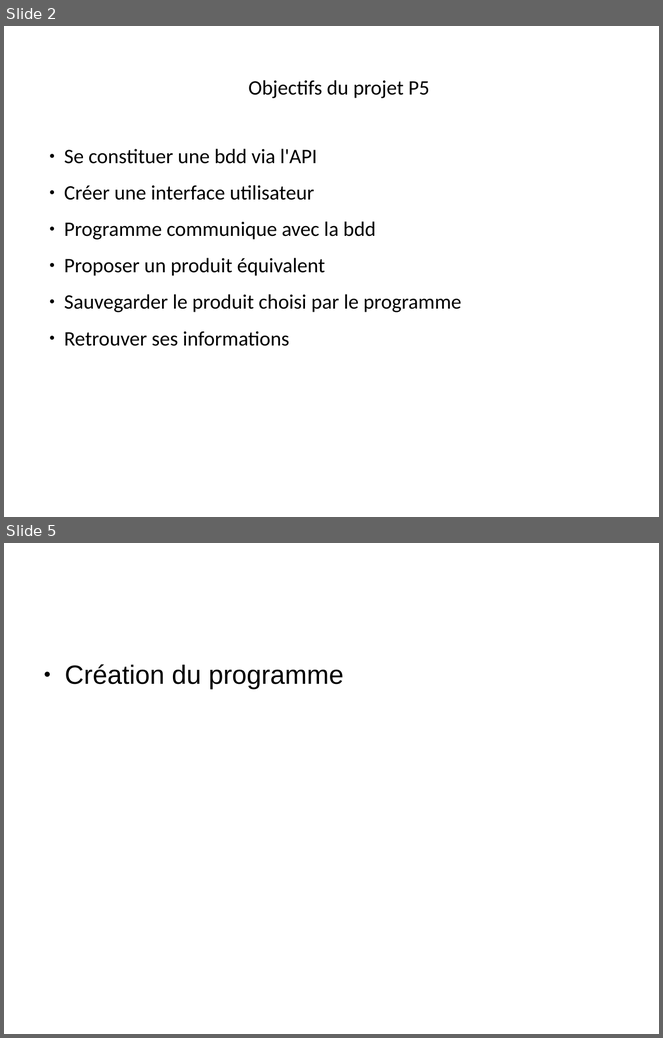
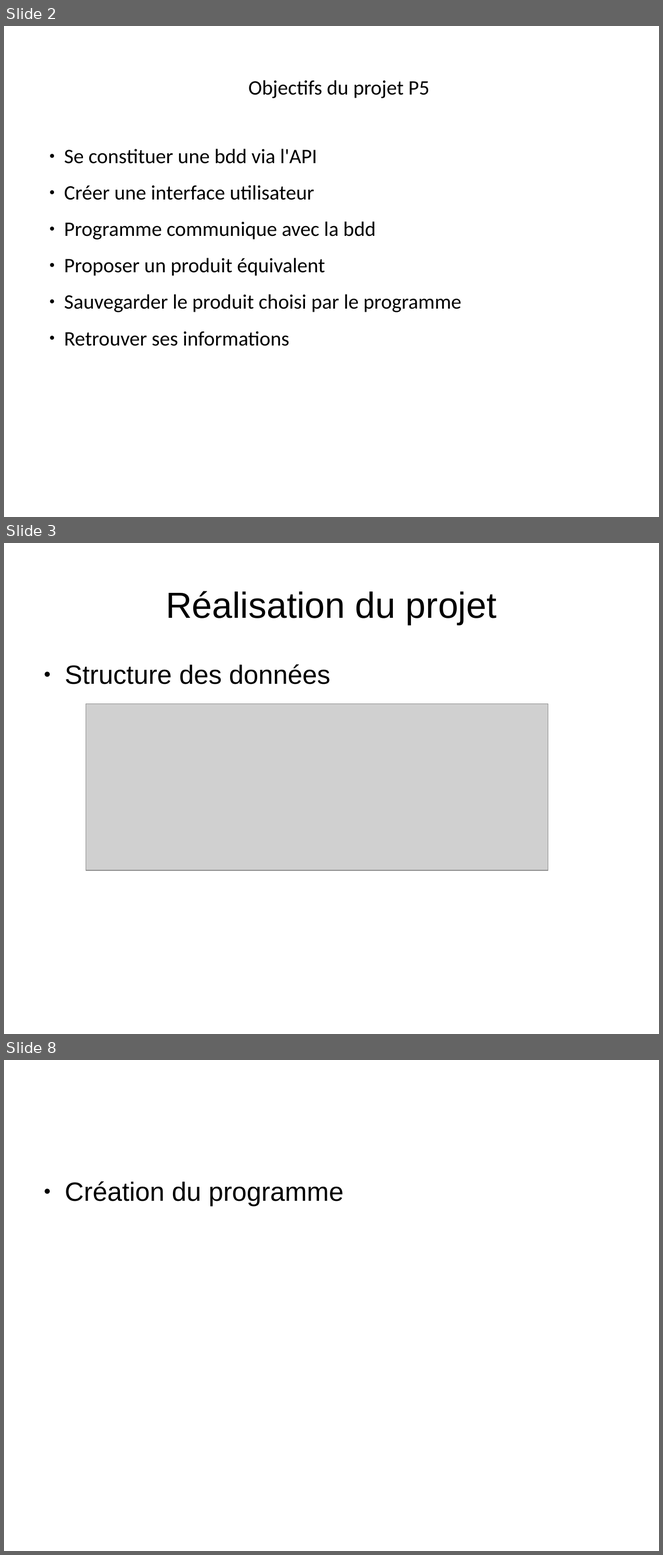
Before and after one commit to Hyperyon/p5-open-food-facts, a slide deck: docs/Présentation P5.odp. Shown one above the other, each under a label of ours: slides 2 and 5 before the commit, slides 2, 3 and 8 after it; the slides between them are not shown. The pictures are 663x1038 and 663x1555 pixels, drawn with LibreOffice and Linux fonts; fonts in the diff are those of the drawing; grey boxes stand for pictures. Boxes give left, top, right and bottom in pixels: in the first picture for what was removed or moved away, otherwise in the second. Text is boxed around its words. In the diff, an @@ line names an element or a change of style, - is before the commit and + after.

```diff
--- a/docs/Présentation P5.odp
+++ b/docs/Présentation P5.odp
@@ slide 3 added at (4,543,659,1034), background #FFFFFF @@
@@ title added at (166,591,497,625), 44 pt, text #000000 @@
+Réalisation du projet
@@ text added at (65,664,331,684), 32 pt, text #000000 @@
+● Structure des données
@@ picture added at (86,704,548,871) @@
@@ what was slide 5 is now slide 8 @@
```
Also in this commit, not shown: 2 slides changed, 2 other slides added.
